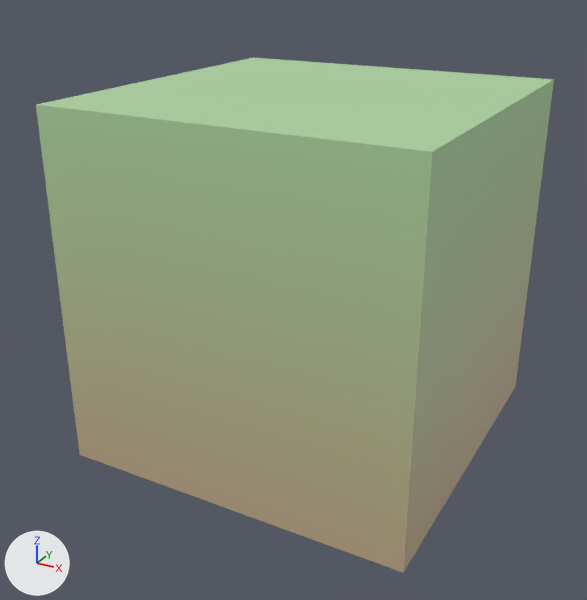
The glTF model assets/Blocks/glTF/Block_Grass.glb, before and after one commit.
The view is the same before and after, from a camera (50 mm lens) standing at (0.995, -1.936, 0.855) and looking at (-0.026, -0.079, -0.073). Every picture has the same lights, and +X, +Y and +Z are marked at lower left. The first picture is the older version. Where no turn or scale is listed for an object, it has been applied to the vertices.

Objects in the first picture: 'geometry_0'.
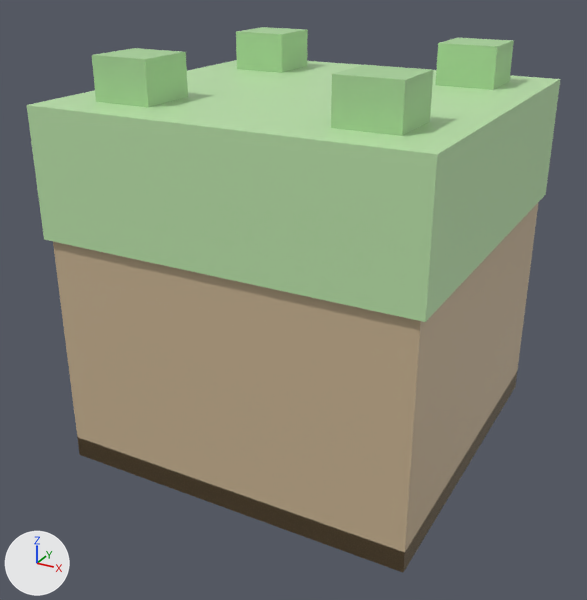
The change in detail:
me_geometry_0 is used by ob_geometry_0; location (0.0, 0.0, 0.0).
me_geometry_0 had 8 vertices, 12 faces and spanned x -0.5..0.5, y -0.5..0.5, z -0.5..0.5.
me_geometry_0 now has 52 vertices, 82 faces and spans x -0.515..0.515, y -0.515..0.515, z -0.5..0.61.
me_geometry_0 part 1: a new loose piece, a box spanning x -0.515..0.515, y -0.515..0.515, z 0.16..0.5, in mat_defaultmaterial.
me_geometry_0 part 2: a new loose piece, a box spanning x -0.4..-0.24, y 0.24..0.4, z 0.49..0.61, in mat_defaultmaterial.
me_geometry_0 part 3: a new loose piece, a box spanning x -0.4..-0.24, y -0.4..-0.24, z 0.49..0.61, in mat_defaultmaterial.
me_geometry_0 part 4: a new loose piece, a box spanning x 0.24..0.4, y 0.24..0.4, z 0.49..0.61, in mat_defaultmaterial.
me_geometry_0 part 5: a new loose piece, a box spanning x 0.24..0.4, y -0.4..-0.24, z 0.49..0.61, in mat_defaultmaterial.
Part 6, on me_geometry_0:
4 vertices are removed from x -0.5..0.5, y -0.5..0.5, z 0.5.
10 faces are deleted.
8 vertices are added at x -0.5..0.5, y -0.5..0.5, z -0.44..0.18.
20 new faces join them.

Boxes [x1, y1, x2, y2] around the edits, measured in the pictures (587 x 600 px):
'geometry_0', reshaped (6% taller): before [36, 58, 554, 572]; after [27, 27, 560, 572]
part 1 of me_geometry_0, added (green): after [27, 60, 560, 322]
part 2 of me_geometry_0, added (green): after [236, 27, 308, 73]
part 3 of me_geometry_0, added (green): after [92, 48, 188, 107]
part 4 of me_geometry_0, added (green): after [435, 38, 514, 90]
part 5 of me_geometry_0, added (green): after [331, 65, 433, 136]
part 6 of me_geometry_0, built on: before [36, 58, 554, 572]; after [53, 202, 539, 572]
